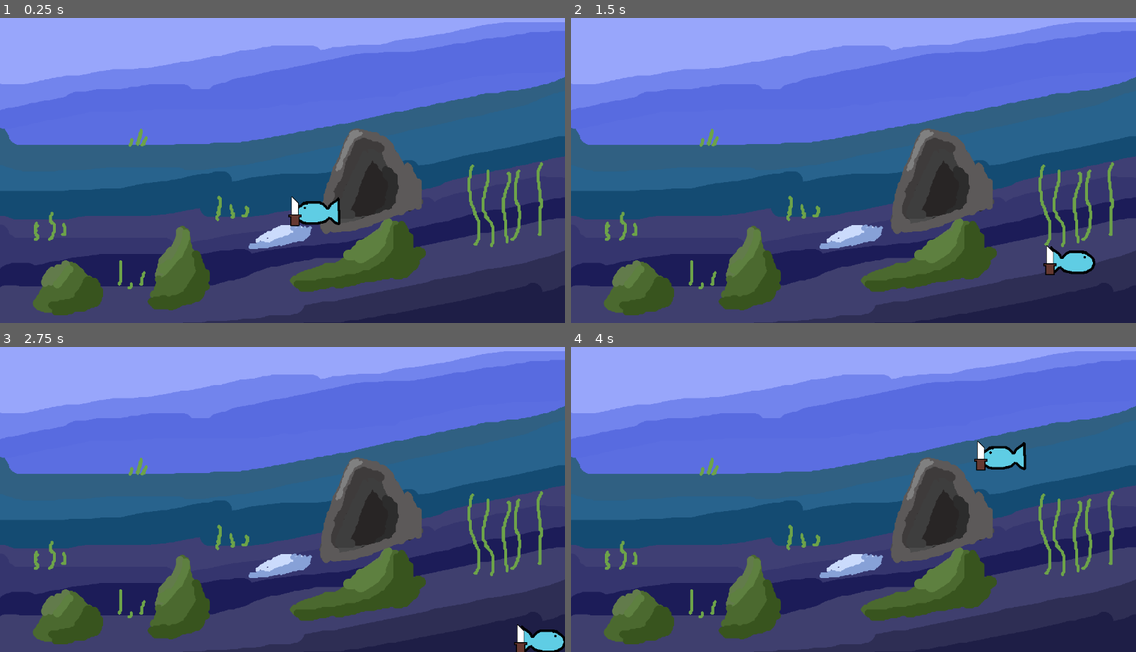
Above: before the commit, frames 1-4 (two rows, left to right).
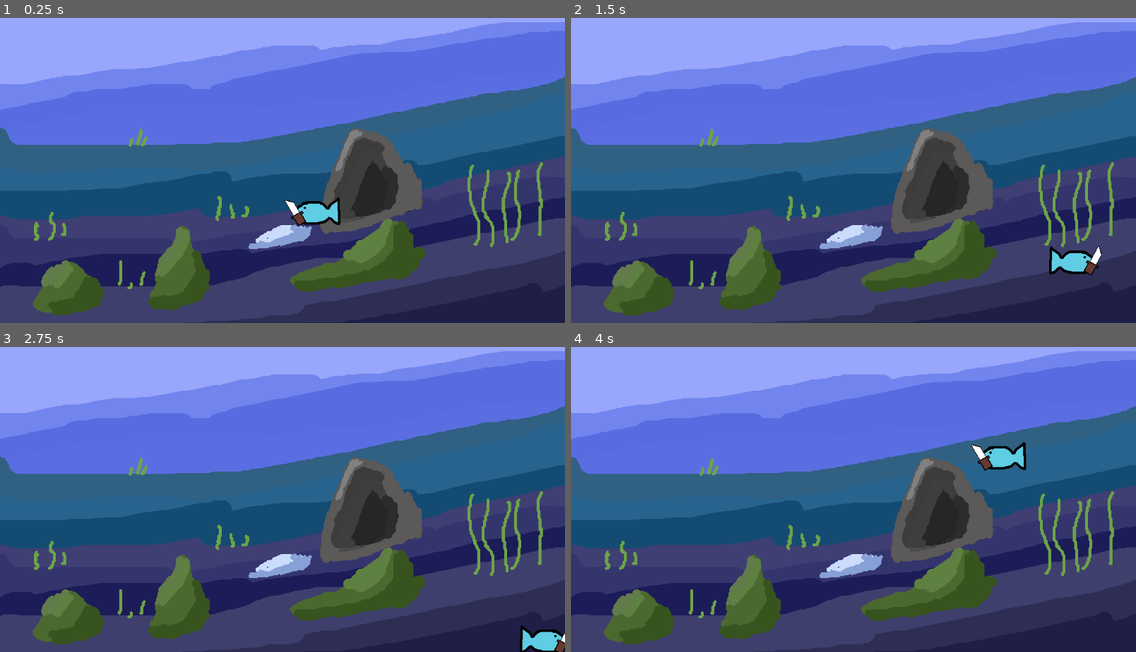
Above: after the commit, the same moments.

Repository: tony10201/FISH
Game: Godot game, scene res://Assets/Levels/main.tscn
Same seed, same stepped clock (60 frames per second), same inputs: the game is played once before the commit and once after it. The engine's default icon, where the game draws it, is replaced by a stand-in: a white triangle on a blue panel in a dark square.
Inputs (mouse positions are in pixels of both pictures, inside the frame that each line leads up to):
- Up to frame 1 (0.25 s): no input
- Up to frame 2 (1.5 s): tap Enter at 0.5 s; move the mouse to (977, 149) at 0.52 s; press the mouse at (977, 149) at 0.53 s; hold D (Right) 0.53-1.28 s; move the mouse to (740, 179) at 1.27 s; release the mouse at (740, 179) at 1.28 s; hold S (Down) from 1.28 s (still down); click (740, 179) at 1.35 s
- Up to frame 3 (2.75 s): tap Space at 2 s; move the mouse to (339, 423) at 2.02 s; release S (Down) at 2.03 s; press the mouse at (339, 423) at 2.03 s; hold D (Right) from 2.03 s (still down)
- Up to frame 4 (4 s): tap Enter at 2.75 s; move the mouse to (825, 557) at 2.77 s; release D (Right) at 2.78 s; release the mouse at (825, 557) at 2.78 s; hold W (Up) 2.78-3.53 s; click (825, 557) at 2.85 s; move the mouse to (1023, 542) at 3.52 s; press the mouse at (1023, 542) at 3.53 s; hold A (Left) from 3.53 s (still down)

The runs differ from the first frame. In frame 1, 0.1% of the frame differs, in the area x 50-55%, y 58-69%; in frame 2, 0.3%, in the area x 83-94%, y 74-85%; in frame 3, 0.2%; in frame 4, 0.2%.

Commit message:
Added knife swapping direction and animation yippieee

Diff:
--- a/Assets/Levels/main.tscn
+++ b/Assets/Levels/main.tscn
@@ -1,7 +1,7 @@
 [gd_scene load_steps=3 format=3 uid="uid://csqre40u1yra3"]
 
 [ext_resource type="PackedScene" uid="uid://cpxcs7strlh71" path="res://Assets/level.tscn" id="2_m2cu8"]
-[ext_resource type="PackedScene" uid="uid://c0eba5vvks1f3" path="res://Assets/Player/Player.tscn" id="2_nlnoh"]
+[ext_resource type="PackedScene" uid="uid://c0eba5vvks1f3" path="res://Assets/Player/player.tscn" id="2_nlnoh"]
 
 [node name="Main" type="Node2D"]
 
--- a/Assets/Player/Knife.tscn
+++ b/Assets/Player/Knife.tscn
@@ -1,10 +1,26 @@
-[gd_scene load_steps=14 format=3 uid="uid://yi4s2b8c527p"]
+[gd_scene load_steps=7 format=3 uid="uid://yi4s2b8c527p"]
 
 [ext_resource type="Script" path="res://Assets/Player/knife.gd" id="1_ttlk5"]
 [ext_resource type="Texture2D" uid="uid://yrlffg0kiiec" path="res://Assets/Player/Knife.png" id="1_wlmh5"]
 
 [sub_resource type="RectangleShape2D" id="RectangleShape2D_ntf53"]
 size = Vector2(27, 61)
+
+[sub_resource type="Animation" id="Animation_b4qjc"]
+resource_name = "SwingRight"
+length = 0.2
+tracks/0/type = "value"
+tracks/0/imported = false
+tracks/0/enabled = true
+tracks/0/path = NodePath(".:rotation")
+tracks/0/interp = 1
+tracks/0/loop_wrap = true
+tracks/0/keys = {
+"times": PackedFloat32Array(0, 0.1, 0.2),
+"transitions": PackedFloat32Array(1, 1, 1),
+"update": 0,
+"values": [-0.523598, 0.523598, -0.523598]
+}
 
 [sub_resource type="Animation" id="Animation_2igki"]
 resource_name = "Swing"
@@ -19,77 +35,34 @@
 "times": PackedFloat32Array(0, 0.1, 0.2),
 "transitions": PackedFloat32Array(1, 1, 1),
 "update": 0,
-"values": [0.0, -0.785397, 0.0]
+"values": [-0.523598, -1.309, -0.523598]
 }
-
-[sub_resource type="Animation" id="Animation_j12rt"]
-length = 0.001
-tracks/0/type = "value"
-tracks/0/imported = false
-tracks/0/enabled = true
-tracks/0/path = NodePath(".:rotation")
-tracks/0/interp = 1
-tracks/0/loop_wrap = true
-tracks/0/keys = {
-"times": PackedFloat32Array(0),
-"transitions": PackedFloat32Array(1),
-"update": 0,
-"values": [0.0]
-}
-
-[sub_resource type="Animation" id="Animation_d6apo"]
-resource_name = "Idle"
 
 [sub_resource type="AnimationLibrary" id="AnimationLibrary_s1xwg"]
 _data = {
-"Idle": SubResource("Animation_d6apo"),
-"RESET": SubResource("Animation_j12rt"),
-"Swing": SubResource("Animation_2igki")
+"SwingLeft": SubResource("Animation_2igki"),
+"SwingRight": SubResource("Animation_b4qjc")
 }
 
-[sub_resource type="AnimationNodeAnimation" id="AnimationNodeAnimation_var3s"]
-animation = &"Idle"
-
-[sub_resource type="AnimationNodeAnimation" id="AnimationNodeAnimation_l7ync"]
-animation = &"Swing"
-
-[sub_resource type="AnimationNodeStateMachineTransition" id="AnimationNodeStateMachineTransition_hm3nt"]
-switch_mode = 2
-advance_mode = 2
-
-[sub_resource type="AnimationNodeStateMachineTransition" id="AnimationNodeStateMachineTransition_ya6hj"]
-advance_mode = 2
-
-[sub_resource type="AnimationNodeStateMachineTransition" id="AnimationNodeStateMachineTransition_qvtr4"]
-advance_mode = 2
-
-[sub_resource type="AnimationNodeStateMachine" id="AnimationNodeStateMachine_nx3pr"]
-states/End/position = Vector2(585, 100)
-states/Idle/node = SubResource("AnimationNodeAnimation_var3s")
-states/Idle/position = Vector2(337, 100)
-states/Start/position = Vector2(243, 100)
-states/Swing/node = SubResource("AnimationNodeAnimation_l7ync")
-states/Swing/position = Vector2(464, 100)
-transitions = ["Swing", "End", SubResource("AnimationNodeStateMachineTransition_hm3nt"), "Start", "Idle", SubResource("AnimationNodeStateMachineTransition_ya6hj"), "Idle", "Swing", SubResource("AnimationNodeStateMachineTransition_qvtr4")]
-
-[node name="Knife" type="Area2D"]
+[node name="Knife" type="Node2D"]
 script = ExtResource("1_ttlk5")
 
-[node name="Sprite2D" type="Sprite2D" parent="."]
+[node name="Knife" type="Area2D" parent="."]
+rotation = -0.523598
+
+[node name="Sprite2D" type="Sprite2D" parent="Knife"]
 texture_filter = 1
 texture = ExtResource("1_wlmh5")
 
-[node name="CollisionShape2D" type="CollisionShape2D" parent="."]
+[node name="CollisionShape2D" type="CollisionShape2D" parent="Knife"]
 position = Vector2(0.5, -0.5)
 shape = SubResource("RectangleShape2D_ntf53")
 
-[node name="AnimationPlayer" type="AnimationPlayer" parent="."]
+[node name="AnimationPlayer" type="AnimationPlayer" parent="Knife"]
+reset_on_save = false
 libraries = {
 "": SubResource("AnimationLibrary_s1xwg")
 }
+playback_auto_capture = false
 
-[node name="AnimationTree" type="AnimationTree" parent="."]
-tree_root = SubResource("AnimationNodeStateMachine_nx3pr")
-anim_player = NodePath("../AnimationPlayer")
-
-[connection signal="body_entered" from="." to="." method="detectHit"]
+[connection signal="body_entered" from="Knife" to="." method="detectHit"]
--- a/Assets/Player/Player.gd
+++ b/Assets/Player/Player.gd
@@ -3,7 +3,7 @@
 
 const SPEED = 500.0
 const JUMP_VELOCITY = -400.0
-
+var movingLeft = true
 
 func _physics_process(_delta: float) -> void:
 	# Get the input direction and handle the movement/deceleration.
@@ -11,16 +11,22 @@
 	var Hdirection := Input.get_axis("Left", "Right")
 	if Hdirection:
 		velocity.x = Hdirection * SPEED
+
 	else:
 		velocity.x = move_toward(velocity.x, 0, SPEED)
 	if velocity.x >= .5:
 		$Sprite2D.flip_h = true
+		movingLeft = false
+		$Knife.global_position.x = global_position.x + 45
+		$Knife.global_rotation = global_rotation + 45
 	if velocity.x <= -0.5:
 		$Sprite2D.flip_h = false
+		movingLeft = true
+		$Knife.global_position.x = global_position.x - 45
+		$Knife.global_rotation = global_rotation
 	var Vdirection := Input.get_axis("Up", "Down")
 	if Vdirection:
 		velocity.y = Vdirection * SPEED
 	else:
 		velocity.y = move_toward(velocity.y, 0, SPEED)
-
 	move_and_slide()
--- a/Assets/Player/knife.gd
+++ b/Assets/Player/knife.gd
@@ -1,7 +1,20 @@
-extends Area2D
-
+extends Node2D
+@onready var animation_player = $Knife/AnimationPlayer
+@onready var Player = find_parent("Player")
 var damage: int = 1
 var speed: float = 1.0
+
+func _process(delta: float) -> void:
+	animationStuff()
+
+
+func animationStuff():
+	if not animation_player.is_playing():
+		animation_player.stop()
+	if Input.is_action_just_pressed("LeftClick") and Player.movingLeft == true:
+		animation_player.play("SwingLeft")
+	if Input.is_action_pressed("LeftClick") and Player.movingLeft == false:
+		animation_player.play("SwingRight")
 
 func detectHit(body) -> void:
 	if body.is_in_group("Enemy"):
--- a/project.godot
+++ b/project.godot
@@ -51,6 +51,11 @@
 "events": [Object(InputEventKey,"resource_local_to_scene":false,"resource_name":"","device":-1,"window_id":0,"alt_press …(191 unchanged characters)…
 ]
 }
+LeftClick={
+"deadzone": 0.5,
+"events": [Object(InputEventMouseButton,"resource_local_to_scene":false,"resource_name":"","device":-1,"window_id":0,"alt_pressed":false,"shift_pressed":false,"ctrl_pressed":false,"meta_pressed":false,"button_mask":1,"position":Vector2(125, 2),"global_position":Vector2(134, 48),"factor":1.0,"button_index":1,"canceled":false,"pressed":true,"double_click":false,"script":null)
+]
+}
 
 [rendering]
 
